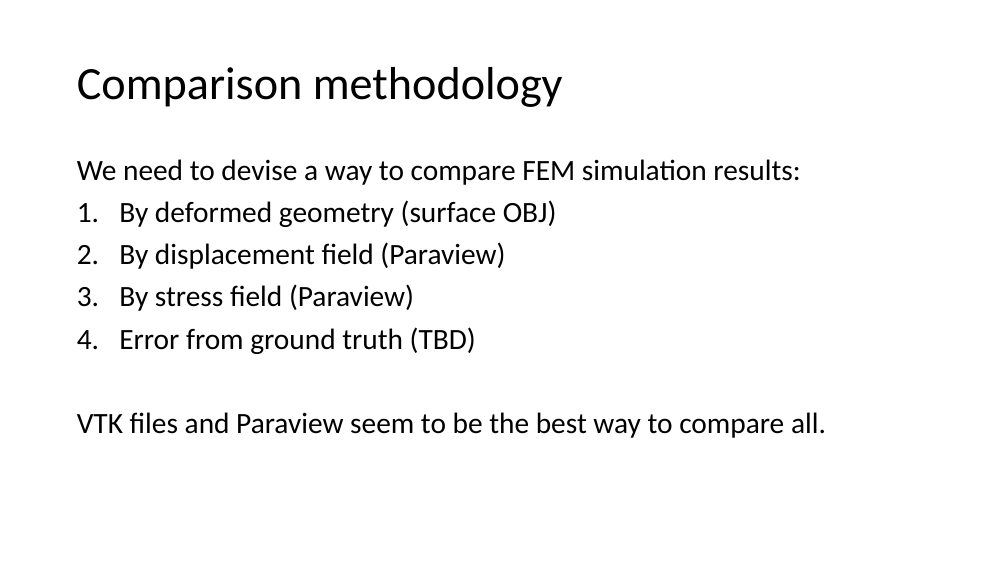
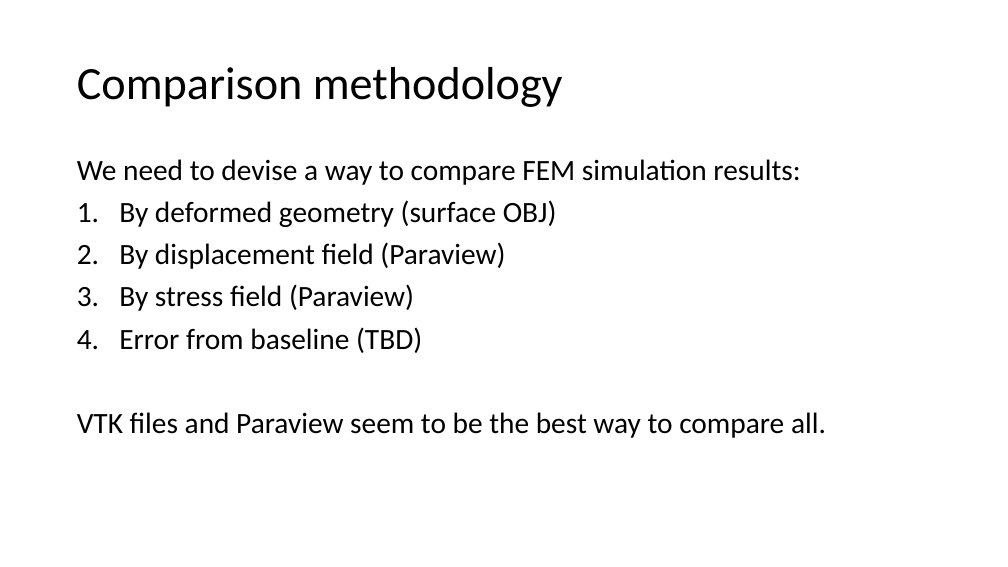
Before and after one commit to MihaiF/MixedVsQuadratic, a slide deck: slide 10 of CompressedBox/Comparisons/Quadratic vs.pptx. Drawn at 1008x567 pixels with LibreOffice and Linux fonts; fonts in the diff are those of the drawing. Boxes give left, top, right and bottom in pixels: in the first picture for what was removed or moved away, otherwise in the second. Text is boxed around its words. In the diff, an @@ line names an element or a change of style, - is before the commit and + after.

```diff
--- a/CompressedBox/Comparisons/Quadratic vs.pptx
+++ b/CompressedBox/Comparisons/Quadratic vs.pptx
@@ text at [119, 327, 422, 353]: text changed @@
-4. Error from ground truth (TBD)
+4. Error from baseline (TBD)
```
Also in this commit, not shown: 3 other slides changed, 2 slides added, 9 other files.
